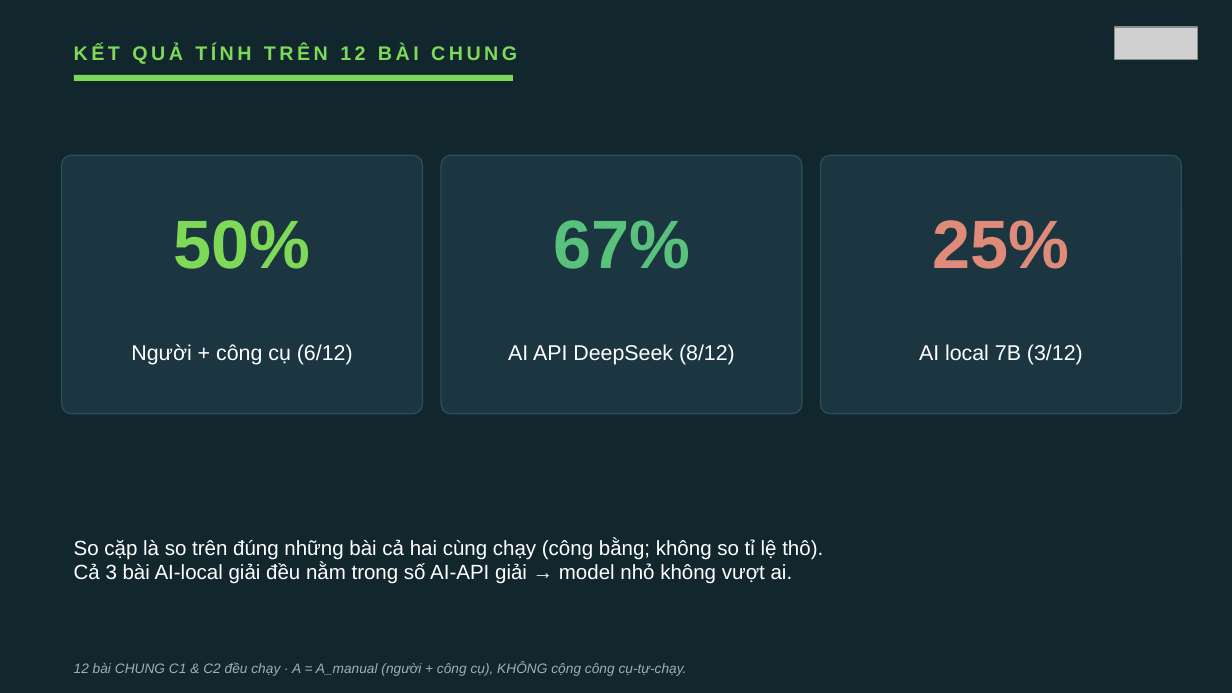
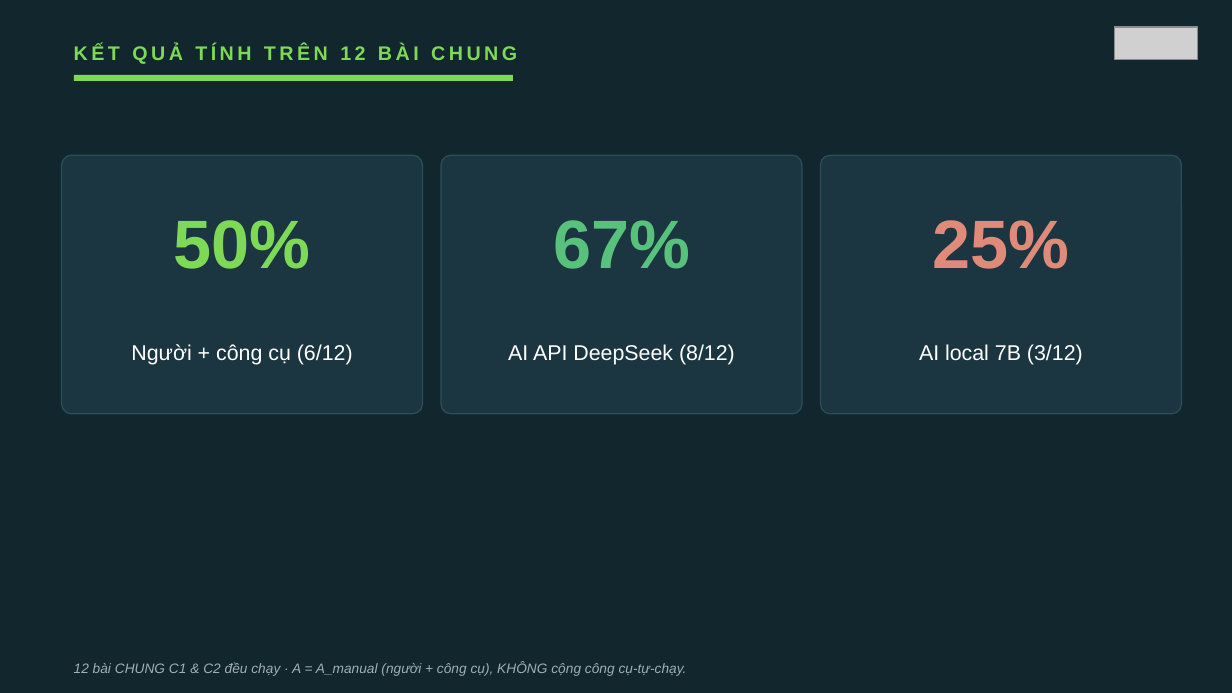
Before and after one commit to VuNguyenBinh/KLTN-FA26, a slide deck: slide 17 of Slide/KTLN_slide.pptx (slide 19 before the commit). Drawn at 1232x693 pixels with LibreOffice and Linux fonts; fonts in the diff are those of the drawing; grey boxes stand for pictures. Boxes give left, top, right and bottom in pixels: in the first picture for what was removed or moved away, otherwise in the second. Text is boxed around its words. In the diff, an @@ line names an element or a change of style, - is before the commit and + after.

```diff
--- a/Slide/KTLN_slide.pptx
+++ b/Slide/KTLN_slide.pptx
@@ text removed at (74, 539, 823, 584) @@
-So cặp là so trên đúng những bài cả hai cùng chạy (công bằng; không so tỉ lệ thô).
-Cả 3 bài AI-local giải đều nằm trong số AI-API giải → model nhỏ không vượt ai.
```
Also in this commit, not shown: 5 other slides changed, 1 slide added, 3 slides removed, 2 other files.
